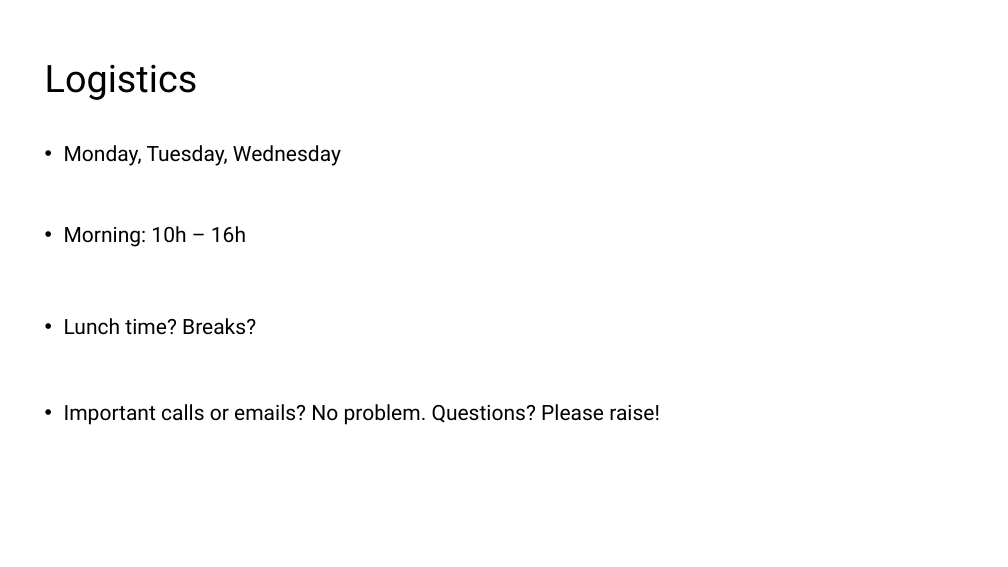
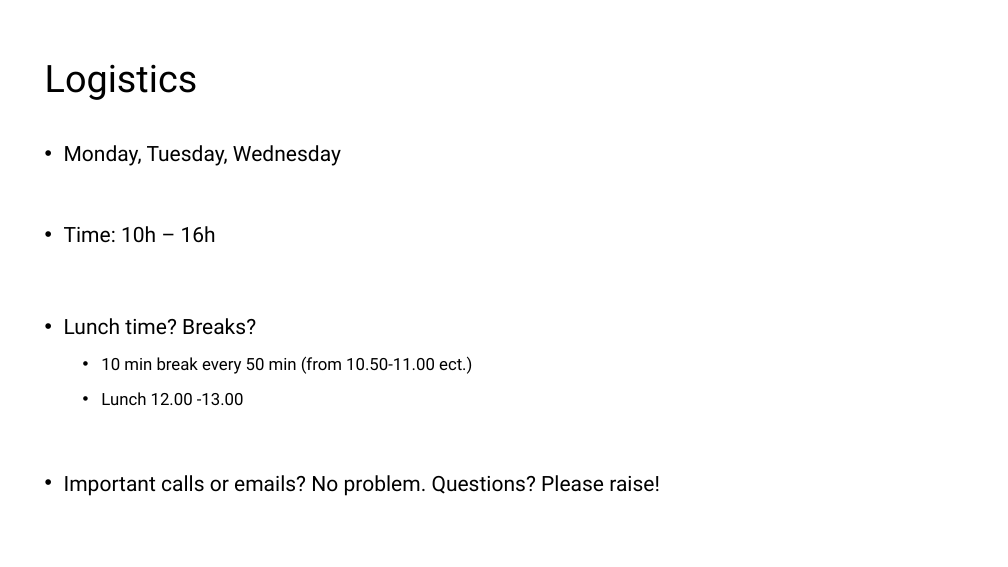
Before and after one commit to miquelladeboer/workshop-azure-machine-learning, a slide deck: slide 8 of Powerpoints/Module 0 - Agenda.pptx. Drawn at 1008x567 pixels with LibreOffice and Linux fonts; fonts in the diff are those of the drawing. Boxes give left, top, right and bottom in pixels: in the first picture for what was removed or moved away, otherwise in the second. Text is boxed around its words. In the diff, an @@ line names an element or a change of style, - is before the commit and + after.

```diff
--- a/Powerpoints/Module 0 - Agenda.pptx
+++ b/Powerpoints/Module 0 - Agenda.pptx
@@ text at (x1=64, y1=226, x2=216, y2=243): text changed @@
-• Morning: 10h – 16h
+• Time: 10h – 16h
@@ text at (x1=101, y1=356, x2=472, y2=405): paragraphs added @@
+  • 10 min break every 50 min (from 10.50-11.00 ect.)
+  • Lunch 12.00 -13.00
```
Also in this commit, not shown: 1 slide added, 3 other files.
